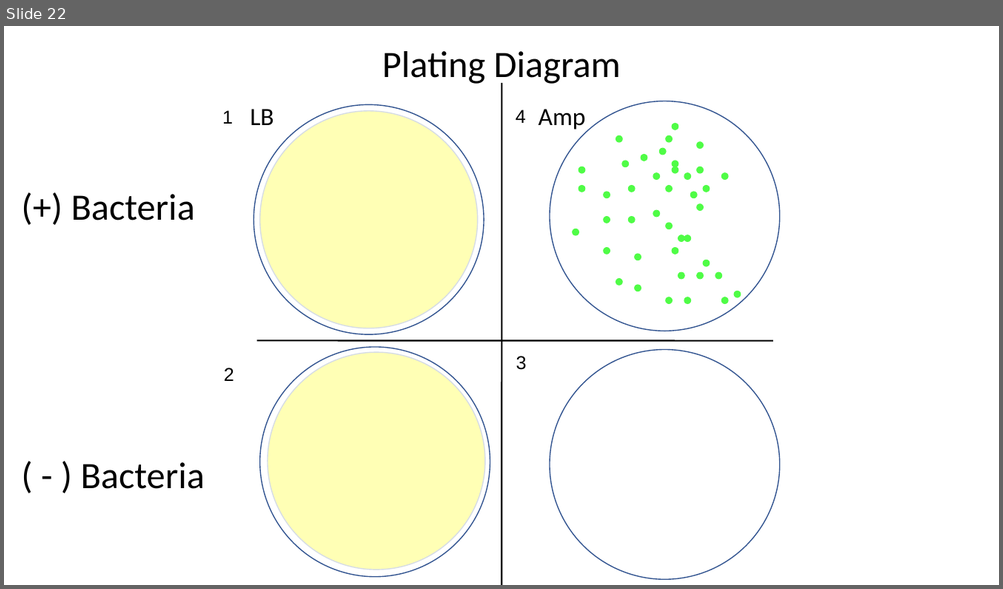
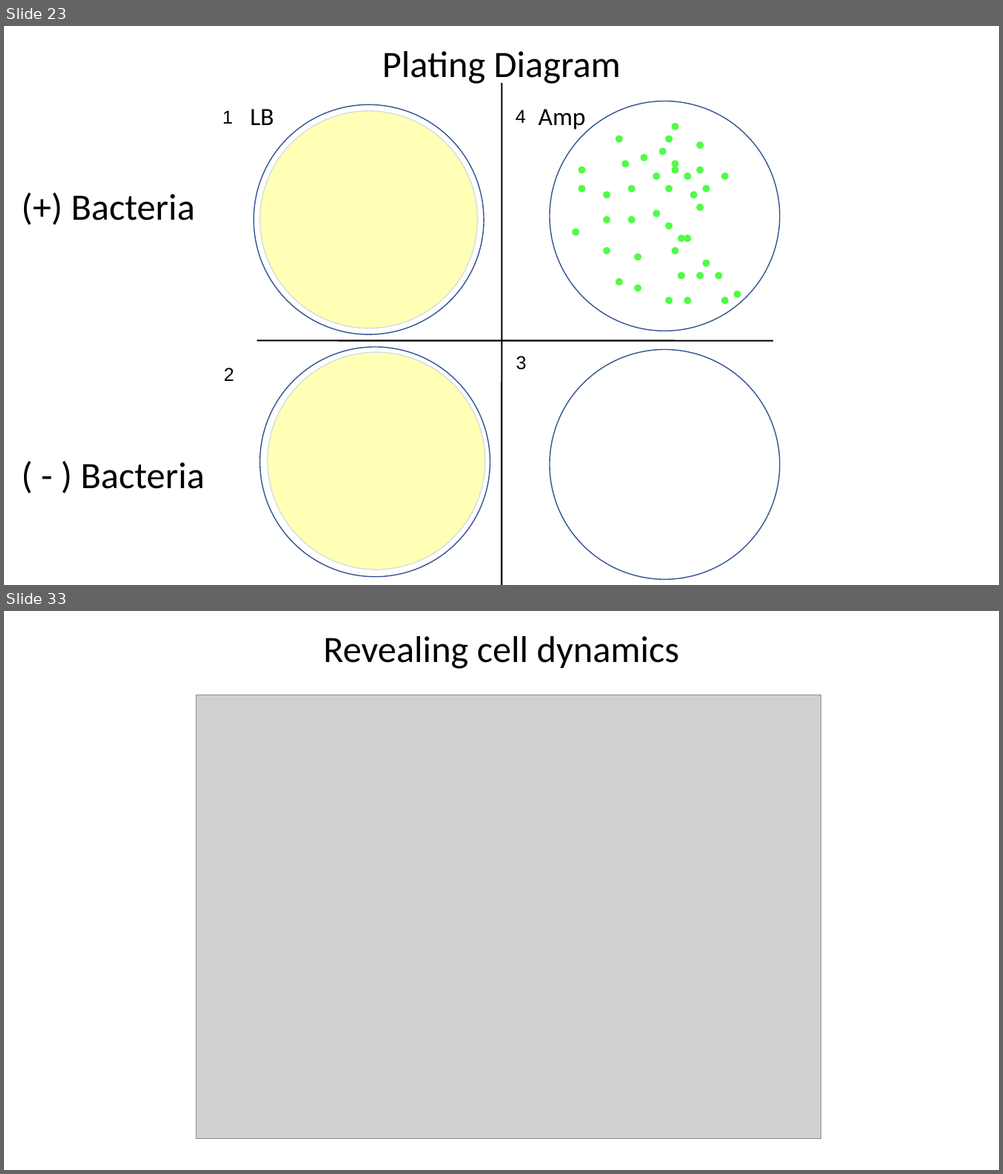
Before and after one commit to JasonJWilliamsNY/science_institute_2021, a slide deck: _includes/slides/bacterial-transformation_II.pptx. Shown one above the other, each under a label of ours: slide 22 before the commit, slides 23 and 33 after it; the slides between them are not shown. The pictures are 1003x589 and 1003x1174 pixels, drawn with LibreOffice and Linux fonts; fonts in the diff are those of the drawing; grey boxes stand for pictures. Boxes give left, top, right and bottom in pixels: in the first picture for what was removed or moved away, otherwise in the second. Text is boxed around its words. In the diff, an @@ line names an element or a change of style, - is before the commit and + after.

```diff
--- a/_includes/slides/bacterial-transformation_II.pptx
+++ b/_includes/slides/bacterial-transformation_II.pptx
@@ slide 33 added at (4, 611, 999, 1170), background #FFFFFF @@
@@ text added at (323, 636, 680, 669), 36 pt, text #000000 @@
+Revealing cell dynamics
@@ picture added at (196, 695, 820, 1139) @@
@@ what was slide 22 is now slide 23 @@
```
Also in this commit, not shown: 1 slide changed, 8 other slides added, 5 slides removed, 2 other files.
